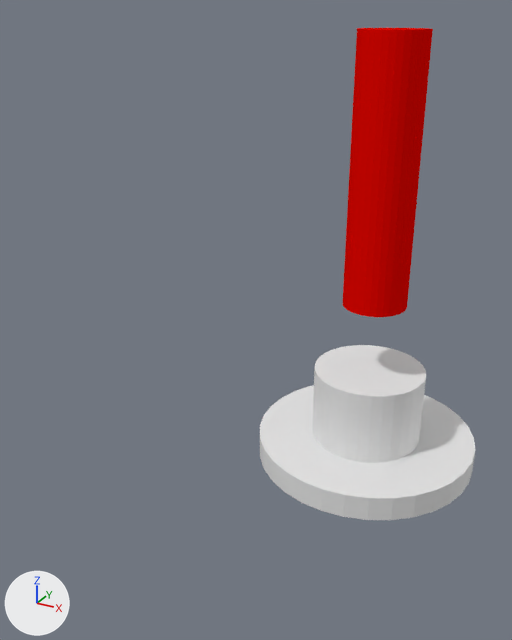
The Blender file TTCoreP3TGCase/TTCoreP3T6Parts.blend as it was, and as the next commit left it.
One viewpoint serves both versions: a camera (50 mm lens) standing at (16.7, -49.6, 33.9) and looking at (-12.3, 3.0, 7.6). Arrows for +X, +Y and +Z are at lower left; the lights stay in place.
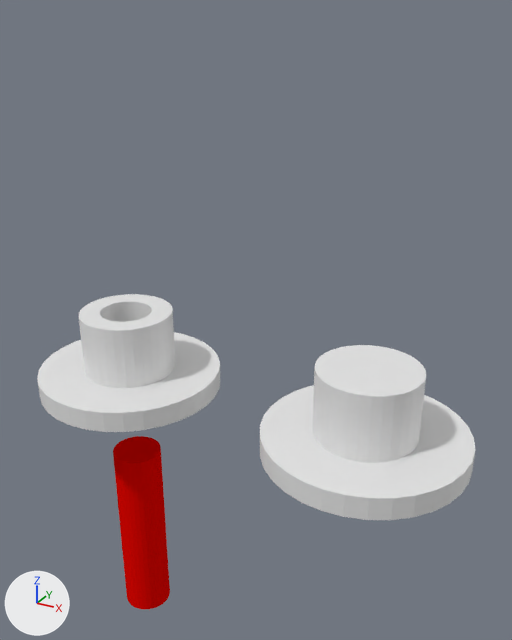
Pixel boxes (x1, y1, x2, y2) of what changed, in the pictures (512 x 640 px):
'Cylinder.003', moved: before (343, 28, 433, 317); after (113, 436, 170, 609)
'Cylinder.004', added: after (37, 294, 220, 432)

The change, as a list of edits to the scene's bpy script:
```text
Add me_cylinder_006:
    me_cylinder_006.from_pydata(...)  # 192 vertices, 102 faces; spans x -1.0..1.0, y -1.0..1.0, z -1.0..7.0
Change ob_cylinder_003:
    ob_cylinder_003.location: (0.0, 0.0, 22.7) -> (-25.0, 0.0, -18.9)
Add ob_cylinder_004:
    ob_cylinder_004 = bpy.data.objects.new('Cylinder.004', me_cylinder_006)
    ob_cylinder_004.location = (-25.0, 0.0, 0.0)
    ob_cylinder_004.scale = (9.0, 9.0, 1.0)
```
